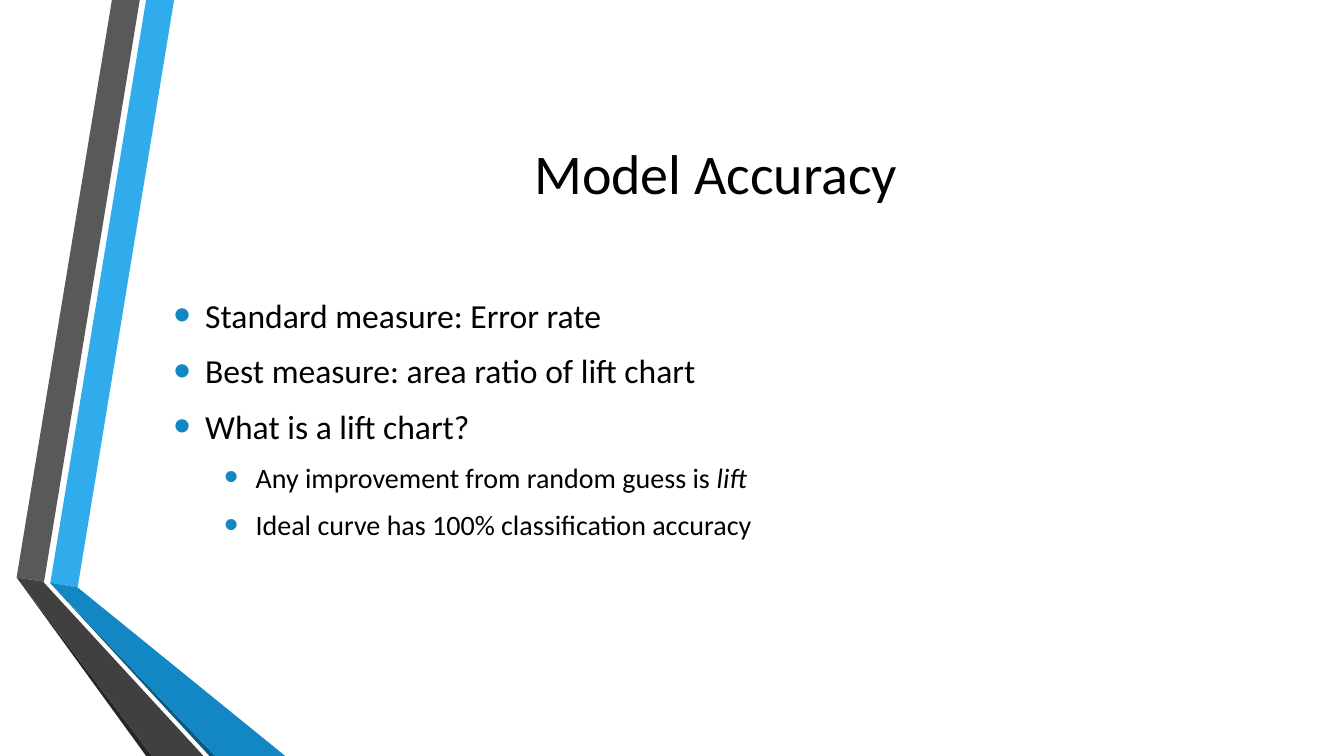
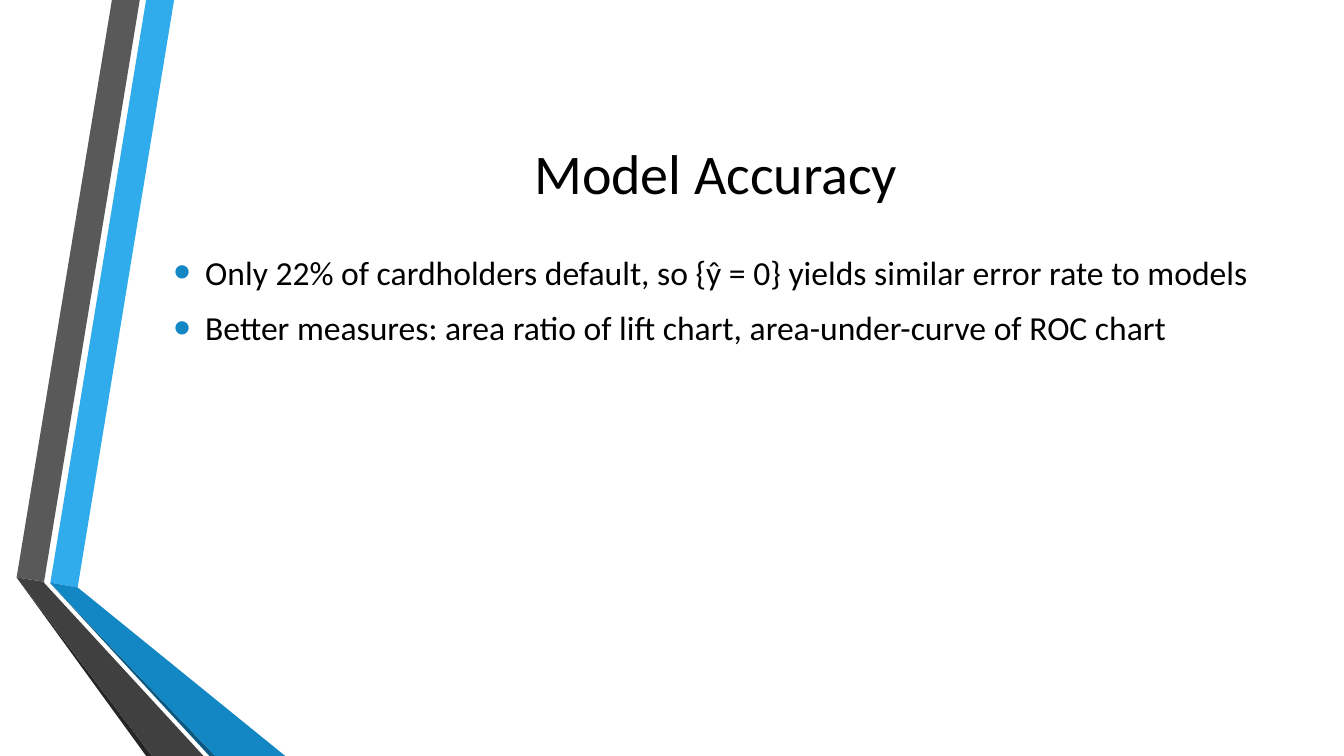
Before and after one commit to jb08/credit_card_default_ML, a slide deck: slide 5 of Predicting_Credit_Card_defaults.pptx (slide 3 before the commit). Drawn at 1344x756 pixels with LibreOffice and Linux fonts; fonts in the diff are those of the drawing; background and template pictures are left out. Boxes give left, top, right and bottom in pixels: in the first picture for what was removed or moved away, otherwise in the second. Text is boxed around its words. In the diff, an @@ line names an element or a change of style, - is before the commit and + after.

```diff
--- a/Predicting_Credit_Card_defaults.pptx
+++ b/Predicting_Credit_Card_defaults.pptx
@@ text at (x1=205, y1=260, x2=1247, y2=344): text changed @@
-• Standard measure: Error rate
-• Best measure: area ratio of lift chart
-• What is a lift chart?
-  • Any improvement from random guess is lift
-  • Ideal curve has 100% classification accuracy
+• Only 22% of cardholders default, so {ŷ = 0} yields similar error rate to models
+• Better measures: area ratio of lift chart, area-under-curve of ROC chart
```
Also in this commit, not shown: 1 other slide changed, 2 slides added, 5 other files.
